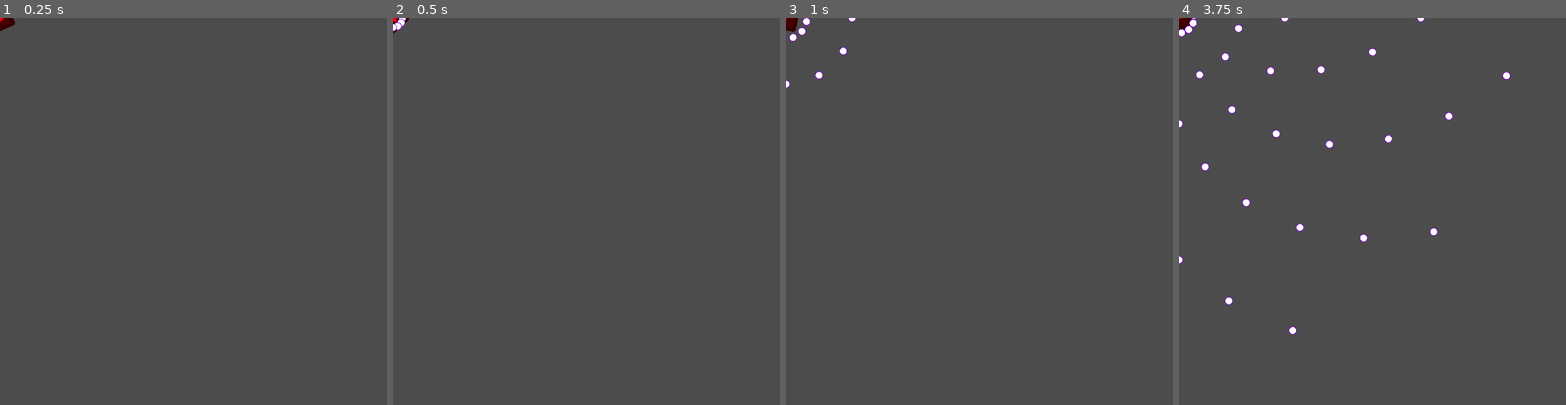
Above: before the commit, frames 1-4 (left to right).
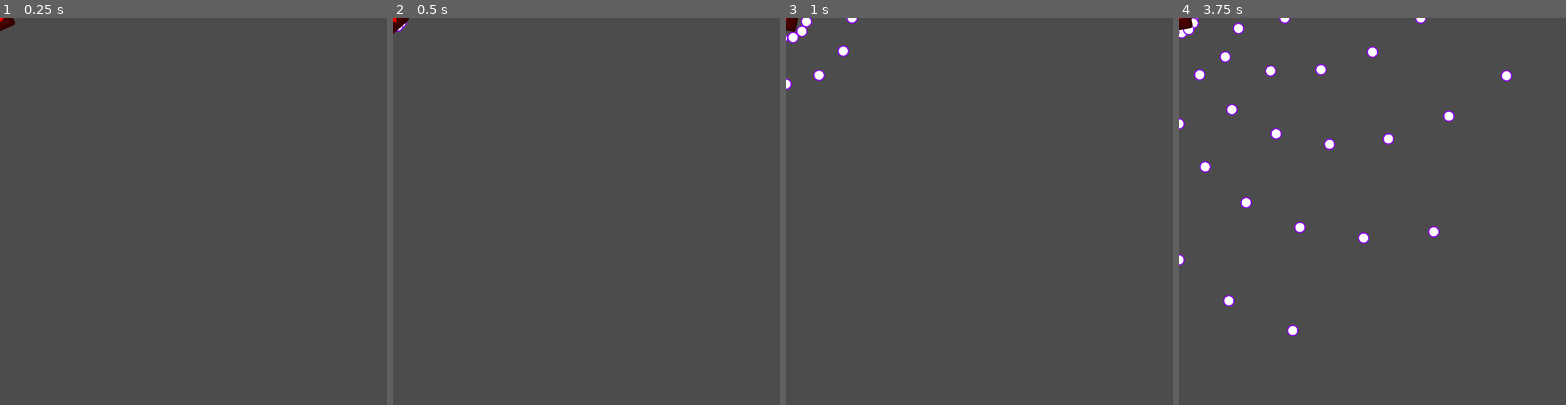
Above: after the commit, the same moments.

Repository: NicoJGutierrez/SmolElfBulletHell
Game: Godot game, scene res://objects/enemy.tscn
The game is run twice, just before and just after one commit, with the same random seed, the same clock (stepped at 60 frames per second) and the same inputs. This scene is started directly instead of the project's main scene. The engine's default icon, where the game draws it, is replaced by a stand-in: a white triangle on a blue panel in a dark square.
Inputs (mouse positions are in pixels of both pictures, inside the frame that each line leads up to):
- Up to frame 1 (0.25 s): no input
- Up to frame 2 (0.5 s): no input
- Up to frame 3 (1 s): move the mouse to (1064, 192) at 0.52 s; hold D (right) from 0.53 s (still down); hold Shift (run) from 0.53 s (still down); click (1064, 192) at 0.67 s
- Up to frame 4 (3.75 s): move the mouse to (1295, 230) at 1.27 s; release D (right) at 1.28 s; release Shift (run) at 1.28 s; hold S (down) 1.28-2.03 s; tap Shift (run) at 1.35, 2.85 s; move the mouse to (1411, 126) at 2.02 s; hold D (right) 2.03-2.78 s; hold Shift (run) 2.03-2.78 s; move the mouse to (1353, 288) at 2.77 s; hold W (up) 2.78-3.53 s; click (1353, 288) at 2.92 s; move the mouse to (1488, 269) at 3.52 s; hold A (left) from 3.53 s (still down); hold Shift (run) from 3.53 s (still down)

Frame 1 is identical in both runs. In frame 2, less than 0.1% of the frame differs, in the area x 0-4%, y 0-4%; in frame 3, 0.3%; in frame 4, 1.0%, in the area x 0-87%, y 0-83%.
Error in both runs: Invalid operands 'Vector2' and 'float' in operator '+'. (res://objects/shooter.gd:27)

Commit message:
fix: bullet size + hail + circle

Diff:
--- a/objects/Boss.gd
+++ b/objects/Boss.gd
@@ -14,7 +14,7 @@
 export var clip_size = 7
 var bullets = clip_size
 
-export var giracion = 5
+export var giracion = 8
 var angulos_sumados = 360/giracion
 var angulo = 0
 
@@ -51,8 +51,9 @@
 				bullets = -1
 				angulo = 0
 				while angulo < 360:
-					angulo += angulos_sumados/2
 					$Shooter.shoot_to_tree(200, 6, bullet_scene, angulo)
+					angulo += 360/(3*giracion)
+					print(angulo)
 			else:
 				bullets = clip_size
 
@@ -60,8 +61,8 @@
 			angulo = 0
 			while angulo < 360:
 				angulo += angulos_sumados
-				$Shooter.shoot_child(300, 6, bullet_scene, angulo, Vector2(0,0), 0.5)
-				$Shooter.shoot_child(300, 6, bullet_scene, angulo, Vector2(0,0), -0.5)
+				$Shooter.shoot_child(300, 6, bullet_scene, angulo, Vector2(0,0), 0.35)
+				$Shooter.shoot_child(300, 6, bullet_scene, angulo, Vector2(0,0), -0.35)
 				#$Rotator1/Shooter.shoot_to_tree(200, 6, bullet_scene, angulo)
 				#$Rotator2/Shooter.shoot_to_tree(200, 6, bullet_scene, angulo)
 
--- a/objects/bullet.tscn
+++ b/objects/bullet.tscn
@@ -4,6 +4,7 @@
 [ext_resource path="res://objects/bullet.gd" type="Script" id=2]
 
 [sub_resource type="CircleShape2D" id=1]
+radius = 15.0
 
 [node name="bullet" type="RigidBody2D" groups=["bodi"]]
 collision_layer = 4
@@ -14,12 +15,12 @@
 [node name="WhiteCircle" type="Sprite" parent="."]
 modulate = Color( 0.568627, 0, 1, 1 )
 position = Vector2( -1.19209e-07, -1.81899e-12 )
-scale = Vector2( 0.0345953, 0.0345953 )
+scale = Vector2( 0.05, 0.05 )
 texture = ExtResource( 1 )
 
 [node name="WhiteCircle2" type="Sprite" parent="."]
 position = Vector2( -1.19209e-07, -1.81899e-12 )
-scale = Vector2( 0.03, 0.03 )
+scale = Vector2( 0.04, 0.04 )
 texture = ExtResource( 1 )
 
 [node name="CollisionShape2D" type="CollisionShape2D" parent="."]
--- a/objects/playerbullet.tscn
+++ b/objects/playerbullet.tscn
@@ -10,7 +10,7 @@
 collision_mask = 8
 linear_damp = 1.0
 script = ExtResource( 2 )
-damage = 0.4
+damage = 0.2
 
 [node name="WhiteCircle" type="Sprite" parent="."]
 modulate = Color( 1, 0, 0, 0.588235 )
--- a/objects/shooter.gd
+++ b/objects/shooter.gd
@@ -23,6 +23,6 @@
 	bullet.curve = curve
 	bullet.roce = roce
 	bullet.tiempo_de_vida = tiempo_de_vida
-	get_parent().add_child(bullet)
+	add_child(bullet)
 	bullet.position += displacement
 	return bullet
--- a/scenes/BossLair.gd
+++ b/scenes/BossLair.gd
@@ -6,6 +6,7 @@
 export(PackedScene) var bullet_scene = preload("res://objects/bullet.tscn")
 
 var angulo = 0
+var shapechanger = true
 
 export var change_path_time_limit = 6
 var change_path_time = change_path_time_limit
@@ -56,18 +57,27 @@
 
 
 	if boss.fase == 4:
-		#angulo semirandom
 		if angulo >= 90:
-			angulo += delta * 45.3 - 90
-		angulo += delta * 45.3
+			angulo += 21 - 90
+		angulo += 21
 
 		#disparo
 		reload_time -= delta
+
 		if reload_time <= 0:
 			var mini_angulo = angulo
+			if shapechanger:
+				shapechanger = false
+			else:
+				shapechanger = true
 			for i in range(hail_qtty):
-				$Shooter.shoot_child(300, 25, bullet_scene, mini_angulo)
-				$Container2/Shooter2.shoot_child(300, 25, bullet_scene, mini_angulo + 90)
+				if shapechanger:
+					$Shooter.shoot_child(250, 25, bullet_scene, 90 - mini_angulo)
+					$Container2/Shooter2.shoot_child(250, 25, bullet_scene, 90 + mini_angulo)
+				else:
+					$Shooter.shoot_child(250, 25, bullet_scene, mini_angulo)
+					$Container2/Shooter2.shoot_child(250, 25, bullet_scene, 180 - mini_angulo)
+
 				if mini_angulo + 90/hail_qtty >= 90:
 					mini_angulo += 90/hail_qtty - 90
 				else:
--- a/scenes/TestScene.tscn
+++ b/scenes/TestScene.tscn
@@ -88,7 +88,7 @@
 
 [node name="BossLair" type="Node2D" parent="."]
 script = ExtResource( 3 )
-rate_of_fire = 5.0
+rate_of_fire = 3.0
 bullet_scene = ExtResource( 10 )
 
 [node name="Path1" type="Path2D" parent="BossLair"]
